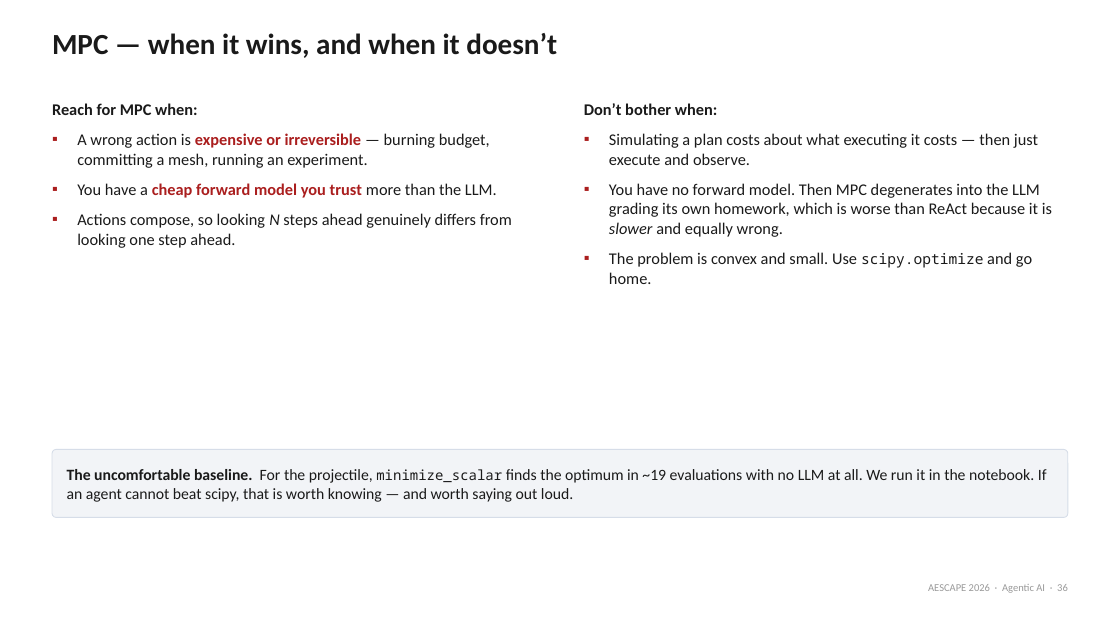
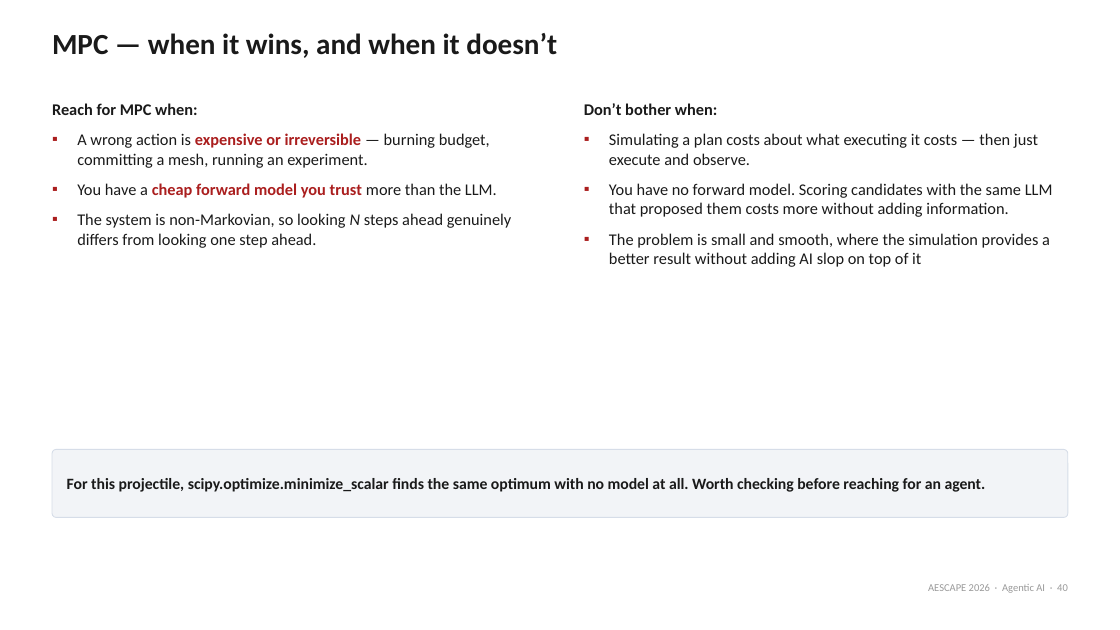
Before and after one commit to natrask/AESCAPE, a slide deck: slide 40 of slides/agentic_ai_intro.pptx (slide 36 before the commit). Drawn at 1120x630 pixels with LibreOffice and Linux fonts; fonts in the diff are those of the drawing. Boxes give left, top, right and bottom in pixels: in the first picture for what was removed or moved away, otherwise in the second. Text is boxed around its words. In the diff, an @@ line names an element or a change of style, - is before the commit and + after.

```diff
--- a/slides/agentic_ai_intro.pptx
+++ b/slides/agentic_ai_intro.pptx
@@ text at bbox=[609, 183, 1053, 267]: text changed @@
-▪ You have no forward model. Then MPC degenerates into the LLM grading its own homework, which is worse than ReAct because it is slower and equally wrong.
-▪ The problem is convex and small. Use scipy.optimize and go home.
+▪ You have no forward model. Scoring candidates with the same LLM that proposed them costs more without adding information.
+▪ The problem is small and smooth, where the simulation provides a better result without adding AI slop on top of it
@@ text at bbox=[77, 213, 511, 248]: text changed @@
-▪ Actions compose, so looking N steps ahead genuinely differs from looking one step ahead.
+▪ The system is non-Markovian, so looking N steps ahead genuinely differs from looking one step ahead.
@@ text in rounded rectangle at bbox=[67, 478, 986, 492]: text changed; bold on @@
-The uncomfortable baseline. For the projectile, minimize_scalar finds the optimum in ~19 evaluations with no LLM at all. We run it in the notebook. If an agent cannot beat scipy, that is worth knowing — and worth saying out loud.
+For this projectile, scipy.optimize.minimize_scalar finds the same optimum with no model at all. Worth checking before reaching for an agent.
@@ text at bbox=[928, 584, 1068, 593]: text changed @@
-AESCAPE 2026 · Agentic AI · 36
+AESCAPE 2026 · Agentic AI · 40
```
Also in this commit, not shown: 23 other slides changed, 10 slides added, 17 slides removed, 1 other file.
